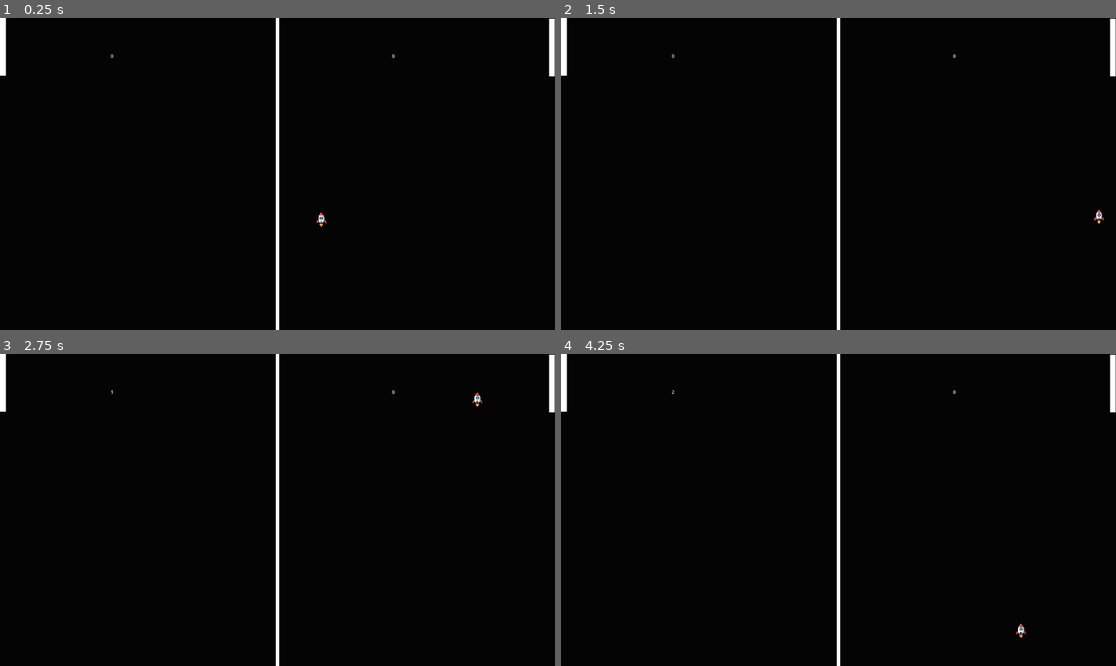
Above: before the commit, frames 1-4 (two rows, left to right).
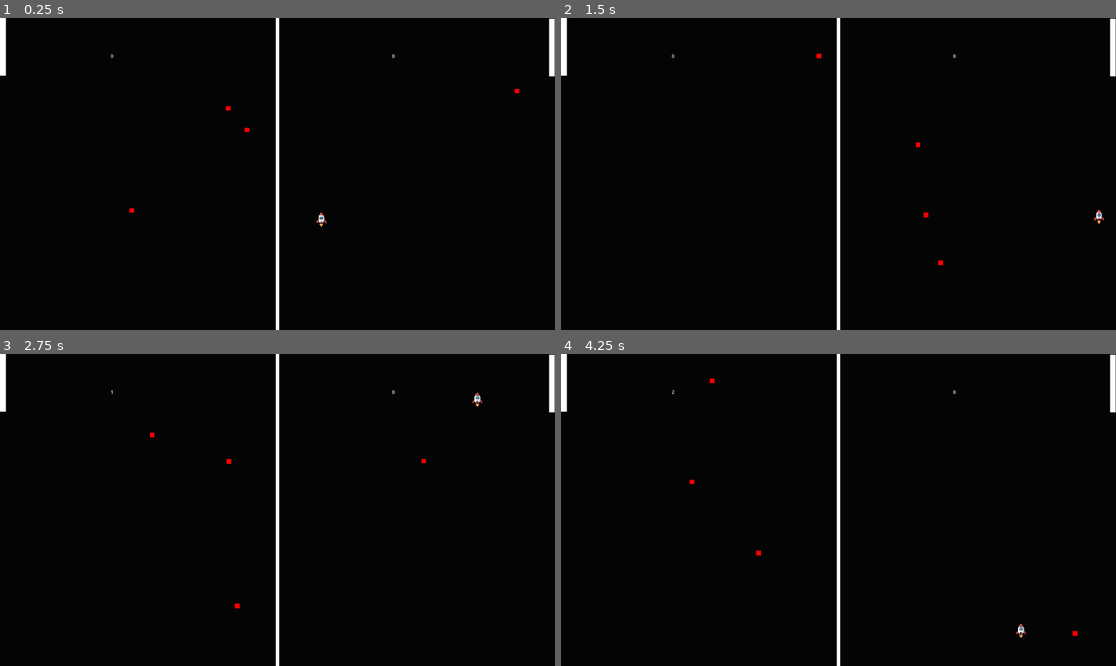
Above: after the commit, the same moments.

Repository: shaka9527/pinball
Game: Godot game, scene res://background/background.tscn
The game is run twice, just before and just after one commit, with the same random seed, the same clock (stepped at 60 frames per second) and the same inputs.
Inputs:
- Up to frame 1 (0.25 s): no input
- Up to frame 2 (1.5 s): tap Enter at 1.25 s
- Up to frame 3 (2.75 s): no input
- Up to frame 4 (4.25 s): no input

The runs differ from the first frame. In frame 1, less than 0.1% of the frame differs, in the area x 23-94%, y 22-63%; in frame 2, less than 0.1%; in frame 3, less than 0.1%; in frame 4, less than 0.1%, in the area x 23-94%, y 7-91%.

Commit message:
obstacle
生成障碍

Diff:
--- a/background/Boundary.gd
+++ b/background/Boundary.gd
@@ -1,5 +1,6 @@
 extends Area2D
 @export var direction = ""
+
 # Called when the node enters the scene tree for the first time.
 func _ready() -> void:
 	pass # Replace with function body.
--- a/background/background.tscn
+++ b/background/background.tscn
@@ -1,9 +1,11 @@
-[gd_scene load_steps=7 format=3 uid="uid://ckajtl6i0b8jf"]
+[gd_scene load_steps=9 format=3 uid="uid://ckajtl6i0b8jf"]
 
 [ext_resource type="Script" uid="uid://c1mebr8mqsmeh" path="res://background/Boundary.gd" id="1_eva80"]
 [ext_resource type="PackedScene" uid="uid://by1amxyetspjs" path="res://rocket_scene/area_2d.tscn" id="2_r0sni"]
 [ext_resource type="PackedScene" uid="uid://dcgxxa7wev0aj" path="res://Score/scorePanel.tscn" id="3_r0sni"]
 [ext_resource type="PackedScene" uid="uid://bjkygya2garu0" path="res://players/player_scene.tscn" id="4_qjy44"]
+[ext_resource type="PackedScene" uid="uid://by1amxyetspkt" path="res://obstacle/obstacle.tscn" id="5_obstacle"]
+[ext_resource type="Script" path="res://obstacle/ObstacleManager.gd" id="6"]
 
 [sub_resource type="RectangleShape2D" id="RectangleShape2D_qjy44"]
 size = Vector2(5.75, 1091)
@@ -61,3 +63,9 @@
 [node name="ScorePanel" parent="." instance=ExtResource("3_r0sni")]
 
 [node name="PlayerScene" parent="." instance=ExtResource("4_qjy44")]
+
+[node name="ObstacleManager" type="Node" parent="."]
+script = ExtResource("6")
+obstacle_scene = ExtResource("5_obstacle")
+max_obstacles = 4
+obstacle_lifetime = 1.0
--- /dev/null
+++ b/obstacle/Obstacle.gd
@@ -0,0 +1,30 @@
+extends Area2D
+
+var life_time = 1.0
+var elapsed_time = 0.0
+
+# Called when the node enters the scene tree for the first time.
+func _ready() -> void:
+	add_to_group("obstacle")
+	# 设置碰撞层和掩码，确保与火箭碰撞
+	collision_layer = 1
+	collision_mask = 1
+	# 连接碰撞信号
+	area_entered.connect(_on_area_entered)
+
+# Called every frame. 'delta' is the elapsed time since the previous frame.
+func _process(delta: float) -> void:
+	elapsed_time += delta
+	if elapsed_time >= life_time:
+		# 死亡后立即生成新的障碍
+		queue_free()
+
+func _on_body_entered(body):
+	# 处理与火箭的碰撞，这里我们只需要反弹，所以不需要额外处理
+	pass
+
+func _on_area_entered(area):
+	# 处理与火箭的碰撞反弹
+	if area.is_in_group(Enum.GROUP_NAME_AREA2D_BALL):
+		# 简单的反弹实现：反转x和y方向
+		area.positionMoveValue = Vector2(-area.positionMoveValue.x, -area.positionMoveValue.y)
--- /dev/null
+++ b/obstacle/ObstacleManager.gd
@@ -0,0 +1,62 @@
+extends Node
+
+# 障碍管理器，负责生成和管理障碍
+
+@export var obstacle_scene: PackedScene
+@export var max_obstacles = 4
+@export var obstacle_lifetime = 1.0
+
+var obstacles = []
+
+# Called when the node enters the scene tree for the first time.
+func _ready() -> void:
+	# 初始化随机数生成器
+	randomize()
+	# 立即生成初始障碍
+	spawn_initial_obstacles()
+
+# 生成初始障碍
+func spawn_initial_obstacles():
+	for i in range(max_obstacles):
+		spawn_obstacle()
+
+# 生成单个障碍
+func spawn_obstacle():
+	if not obstacle_scene:
+		return
+
+	var obstacle = obstacle_scene.instantiate()
+
+	# 随机选择玩家区域
+	var player_area = "player1" if randf() < 0.5 else "player2"
+
+	# 在玩家区域内随机生成障碍位置
+	var position = Vector2()
+	if player_area == "player1":
+		# 玩家1区域：左侧到中间
+		position.x = 50 + randf() * (Enum.SCENE_WIDE / 2 - 100)
+	else:
+		# 玩家2区域：中间到右侧
+		position.x = Enum.SCENE_WIDE / 2 + 50 + randf() * (Enum.SCENE_WIDE / 2 - 100)
+
+	position.y = 50 + randf() * (Enum.SCENE_HEIGHT - 100)
+
+	obstacle.position = position
+	obstacle.life_time = obstacle_lifetime
+
+	# 监听障碍销毁信号，以便重新生成
+	obstacle.tree_exited.connect(func():
+		if obstacles.has(obstacle):
+			obstacles.erase(obstacle)
+		spawn_obstacle()
+	)
+
+	add_child(obstacle)
+	obstacles.append(obstacle)
+
+# 清理所有障碍
+func cleanup():
+	for obstacle in obstacles:
+		if obstacle:
+			obstacle.queue_free()
+	obstacles.clear()
--- /dev/null
+++ b/obstacle/obstacle.tscn
@@ -0,0 +1,22 @@
+[gd_scene load_steps=3 format=3 uid="uid://by1amxyetspkt"]
+
+[ext_resource type="Script" uid="uid://cf16pgngvr14y" path="res://obstacle/Obstacle.gd" id="1"]
+
+[sub_resource type="CapsuleShape2D" id="CapsuleShape2D_0"]
+radius = 8.0
+
+[node name="Obstacle" type="Area2D"]
+script = ExtResource("1")
+
+[node name="CollisionShape2D" type="CollisionShape2D" parent="."]
+shape = SubResource("CapsuleShape2D_0")
+
+[node name="ColorRect" type="ColorRect" parent="."]
+offset_left = -8.0
+offset_top = -8.0
+offset_right = 8.0
+offset_bottom = 8.0
+color = Color(1, 0, 0, 1)
+
+[connection signal="area_entered" from="." to="." method="_on_area_entered"]
+[connection signal="body_entered" from="." to="." method="_on_body_entered"]
Not shown, added: obstacle/Obstacle.gd.uid
Not shown, added: obstacle/ObstacleManager.gd.uid
Not shown, added: .gitignore
